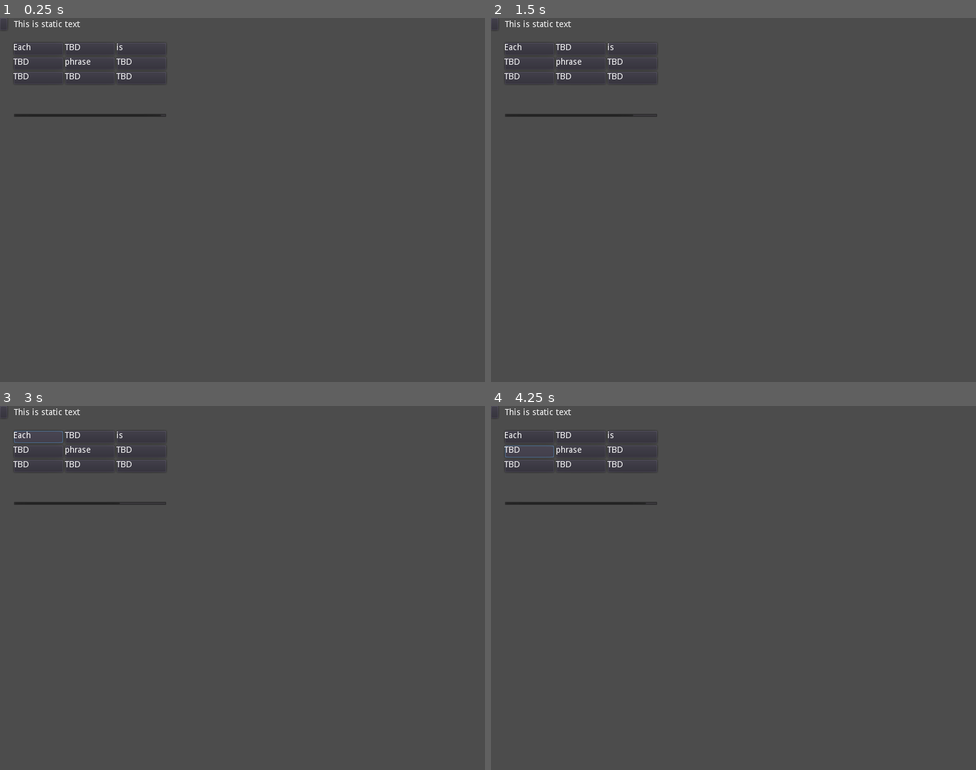
Above: before the commit, frames 1-4 (two rows, left to right).
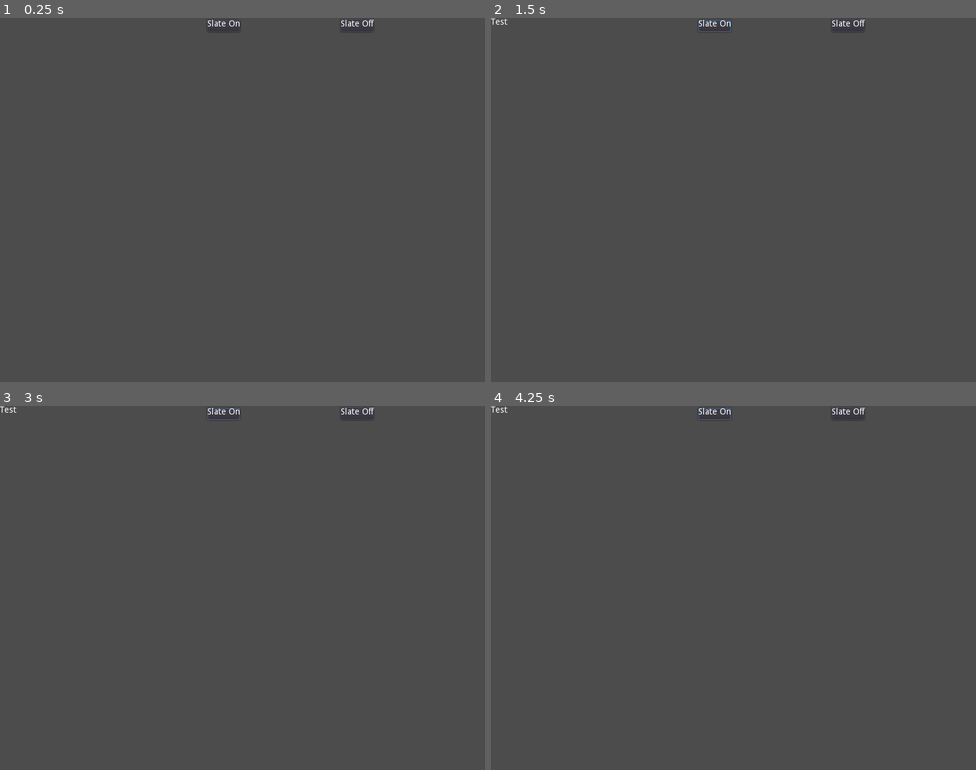
Above: after the commit, the same moments.

Repository: ThomasApplewhite/LexGame
Game: Godot game, scene res://Scripts_Scenes/TestScenes/ConversationEntryTester.tscn
Same seed, same stepped clock (60 frames per second), same inputs: the game is played once before the commit and once after it. Before the commit the project starts from res://Scripts_Scenes/TestScenes/PromptTester.tscn. The engine's default icon, where the game draws it, is replaced by a stand-in: a white triangle on a blue panel in a dark square.
Inputs (mouse positions are in pixels of both pictures, inside the frame that each line leads up to):
- Up to frame 1 (0.25 s): no input
- Up to frame 2 (1.5 s): click (714, 25) at 0.5 s, where only the run after the commit has a clickable "Slate On"; click (849, 25) at 1.25 s, where only the run after the commit has a clickable "Slate Off"
- Up to frame 3 (3 s): click (4, 413) at 2.02 s; click (38, 438) at 2.75 s, where only the run before the commit has a clickable "Each"
- Up to frame 4 (4.25 s): click (529, 449) at 3.5 s, where only the run before the commit has a clickable "TBD"

The runs differ from the first frame. In frame 1, 0.7% of the frame differs, in the area x 2-78%, y 0-28%; in frame 2, 0.7%; in frame 3, 0.7%; in frame 4, 0.8%, in the area x 0-78%, y 0-28%.
Error after the commit: Invalid call. Nonexistent function 'emit' in base 'Control (ConversationEntryTester.gd)'. (res://Scripts_Scenes/PhoneScenes/AppSlates/GameplayAppSlates/TextMes…

Commit message:
ConversationEntryNode testing changes. Mostly small corrections to Parser, Entry, and AppSlate

Diff:
--- a/Scripts_Scenes/PhoneScenes/AppSlates/GameplayAppSlates/TextMessenger/ConversationAppSlate.gd
+++ b/Scripts_Scenes/PhoneScenes/AppSlates/GameplayAppSlates/TextMessenger/ConversationAppSlate.gd
@@ -15,7 +15,7 @@
 var starting_convo_index : int
 
 # should save new convo resource and probably also starting index for parse-ahead
-func _init(new_convoJSON_resource : Resource, new_entry_node : Node, new_starting_index : int = 0):
+func initialize_convo_slate(new_convoJSON_resource : Resource, new_entry_node : Node, new_starting_index : int = 0):
 	convoJSON_resource = new_convoJSON_resource
 	entry_parent = new_entry_node
 	starting_convo_index = new_starting_index
@@ -65,7 +65,7 @@
 
 func display_pregenerated_data():
 	# for right now, just update the Mock Partner Label
-	$HeaderControl/MockPartnerLabel.bbtext = convo_parser.conversation_partner
+	$HeaderControl/MockPartnerLabel.text = convo_parser.conversation_partner
 
 	# Fast-forward the conversation to the current index
 	for convo_dict in convo_parser.get_conversation_subarray(starting_convo_index):
@@ -78,14 +78,14 @@
 func create_static_message_text(convo_dict):
 	# This probably needs additional formatting, but I'll get that later
 	var partner_message = RichTextLabel.new()
-	partner_message.bbtext = convo_dict[convo_type.JSONFields.PARTNERMESSAGETEXT]
+	partner_message.append_bbcode(convo_dict[convo_type.JSONFields.PARTNERMESSAGETEXT])
 	$TextControl/ScrollContainer/VBoxContainer.add_child(partner_message)
 
 	if(convo_dict[convo_type.JSONFields.CONTAINSPROMPT]):
 		var lex_message = RichTextLabel.new()
 		var lex_text = convo_dict[convo_type.JSONFields.PROMPTCONTENTS][convo_type.JSONFields.LEXMESSAGETEXT]
 		lex_text = "[right]" + lex_text + "[/right]"
-		lex_message.bbtext = lex_text
+		lex_message.append_bbcode(lex_text)
 		$TextControl/ScrollContainer/VBoxContainer.add_child(lex_message)
 
 func create_lex_prompt():
--- a/Scripts_Scenes/PhoneScenes/AppSlates/GameplayAppSlates/TextMessenger/ConversationEntryNode.gd
+++ b/Scripts_Scenes/PhoneScenes/AppSlates/GameplayAppSlates/TextMessenger/ConversationEntryNode.gd
@@ -15,14 +15,15 @@
 # Convo-Slate State Variables
 var do_next_convo = {
 	DisplayCondition.FIRSTTIMER : false,
-	DisplayCondition.STORYBEAT : false
+	DisplayCondition.STORYBEAT : true # this should be false
 }
-var convo_slate_is_active : bool
+var convo_slate_is_active : bool setget , _get_convo_slate_is_active
 var last_displayed_chunk_text : String
 var last_displayed_chunk_index : int
 
 func create_conversation_slate():
-	convo_slate = convo_slate_scene.instance(conversation_resource, self, last_displayed_chunk_index)
+	convo_slate = convo_slate_scene.instance()
+	convo_slate.initialize_convo_slate(conversation_resource, self, last_displayed_chunk_index)
 	convo_slate.start_convo_slate()
 	add_child(convo_slate)
 
@@ -30,6 +31,9 @@
 	last_displayed_chunk_index = convo_slate.end_convo_slate()
 
 	convo_slate.queue_free()
+
+func _get_convo_slate_is_active() -> bool:
+	return convo_slate_is_active
 
 # --- TIMER HANDLING ---
 
@@ -64,7 +68,7 @@
 
 	do_next_convo = {
 		DisplayCondition.FIRSTTIMER : false,
-		DisplayCondition.STORYBEAT : false
+		DisplayCondition.STORYBEAT : true # this should be false
 	}
 
 func create_first_push_timer(timer_index : int, wait_time : float):
--- a/Scripts_Scenes/PhoneScenes/ConversationParsing/ConversationParser.gd
+++ b/Scripts_Scenes/PhoneScenes/ConversationParsing/ConversationParser.gd
@@ -181,11 +181,18 @@
 func get_conversation_subarray(convo_chunk_to_start_at : int) -> Array:
 	var subarray_end = convo_chunk_to_start_at - 1
 
+	# Error if the subarray we want is too large
 	if(subarray_end >= conversation_chunks.size()):
 		push_error("ConversationEntryNode.get_conversation_subarray: subarray_end is too large, can't slice conversation_chunks")
 		return []
 
-	var array_front = conversation_chunks.slice(0, subarray_end)
-	var array_back = conversation_chunks.slice(subarray_end + 1)
+	# Skip slicing if subarray we want is 0
+	if(subarray_end == 0):
+		return []
+
+	# Slice needs to go 1 farther than you'd think, because its range is
+	# [inclusive, exclusive)
+	var array_front = conversation_chunks.slice(0, subarray_end + 1)
+	var array_back = conversation_chunks.slice(subarray_end + 1, conversation_chunks.size())
 	conversation_chunks = array_back
 	return array_front
--- /dev/null
+++ b/Scripts_Scenes/TestScenes/ConversationEntryTester.gd
@@ -0,0 +1,18 @@
+extends AppSlate
+
+onready var entry = $ConversationEntryNode
+
+func toggle_convo_entry(toggle : bool):
+	if(toggle && !entry._get_convo_slate_is_active()):
+		entry.create_conversation_slate()
+		return
+
+	if(!toggle && entry._get_convo_slate_is_active()):
+		entry.remove_conversation_slate()
+
+func _on_OnButton_pressed():
+	toggle_convo_entry(true)
+
+
+func _on_OffButton_pressed():
+	toggle_convo_entry(false)
--- /dev/null
+++ b/Scripts_Scenes/TestScenes/ConversationEntryTester.tscn
@@ -0,0 +1,41 @@
+[gd_scene load_steps=4 format=2]
+
+[ext_resource path="res://Scripts_Scenes/PhoneScenes/AppSlates/GameplayAppSlates/TextMessenger/ConversationEntryNode.tscn" type="PackedScene" id=1]
+[ext_resource path="res://Scripts_Scenes/TestScenes/ConversationEntryTester.gd" type="Script" id=2]
+[ext_resource path="res://TestAssets/TestConversationDatas/TestJSONResource_0.tres" type="Resource" id=3]
+
+[node name="ConversationEntryTesterAppSlate" type="Control"]
+anchor_right = 1.0
+anchor_bottom = 1.0
+script = ExtResource( 2 )
+
+[node name="ConversationEntryNode" parent="." instance=ExtResource( 1 )]
+conversation_resource = ExtResource( 3 )
+
+[node name="OnButton" type="Button" parent="."]
+margin_left = 342.0
+margin_top = 3.0
+margin_right = 396.0
+margin_bottom = 23.0
+
+[node name="Label" type="Label" parent="OnButton"]
+margin_right = 40.0
+margin_bottom = 14.0
+text = "Slate On
+"
+
+[node name="OffButton" type="Button" parent="."]
+margin_left = 562.0
+margin_top = 1.0
+margin_right = 616.0
+margin_bottom = 23.0
+
+[node name="Label" type="Label" parent="OffButton"]
+margin_top = 2.0
+margin_right = 54.0
+margin_bottom = 33.0
+text = "Slate Off
+"
+
+[connection signal="pressed" from="OnButton" to="." method="_on_OnButton_pressed"]
+[connection signal="pressed" from="OffButton" to="." method="_on_OffButton_pressed"]
--- a/project.godot
+++ b/project.godot
@@ -45,7 +45,7 @@
 [application]
 
 config/name="Lex Game"
-run/main_scene="res://Scripts_Scenes/TestScenes/PromptTester.tscn"
+run/main_scene="res://Scripts_Scenes/TestScenes/ConversationEntryTester.tscn"
 config/icon="res://icon.png"
 
 [display]
